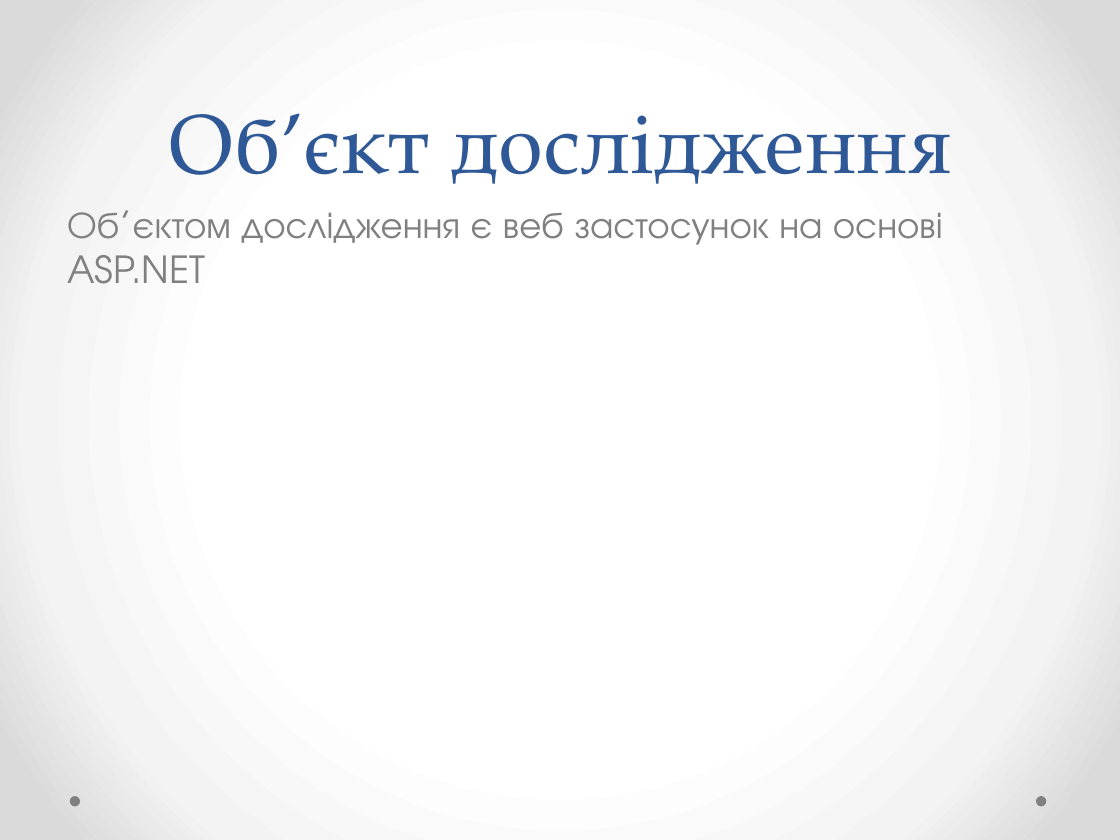
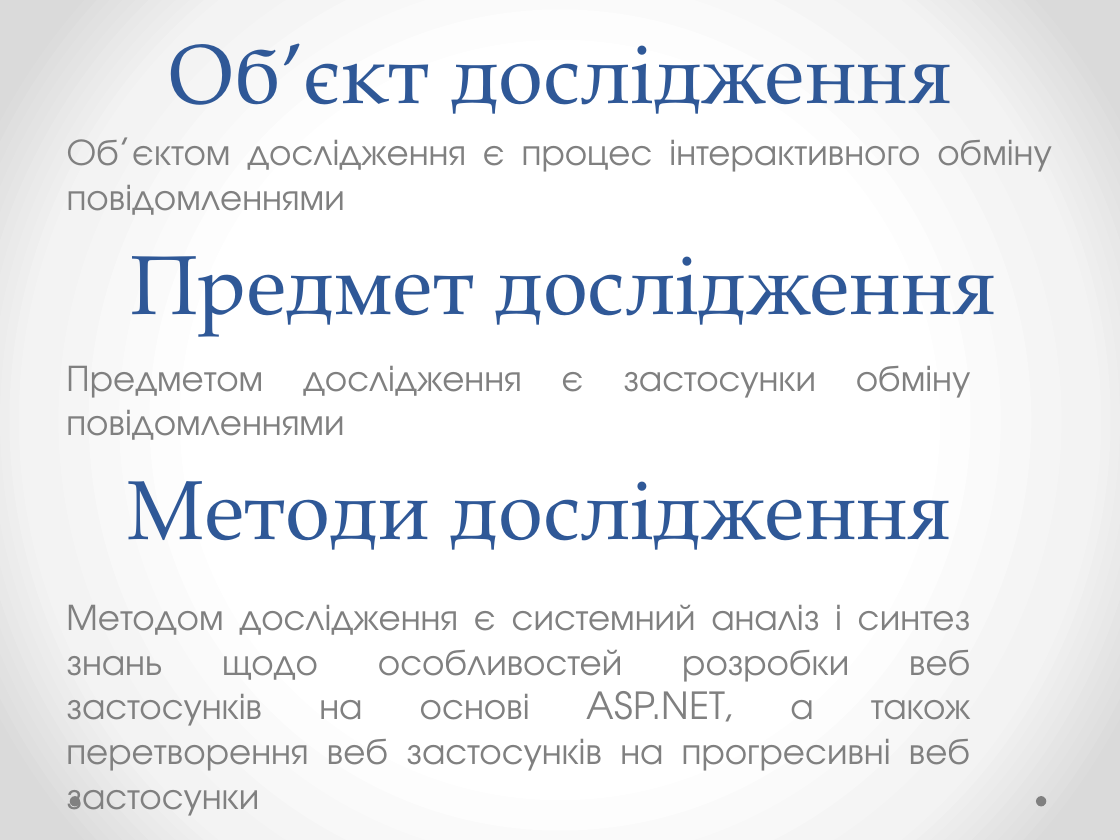
Before and after one commit to YaroslavGozak/University, a slide deck: slide 4 of Диплом/Розробка застосунку Месенджер.pptx (slide 5 before the commit). Drawn at 1120x840 pixels with LibreOffice and Linux fonts; fonts in the diff are those of the drawing. Boxes give left, top, right and bottom in pixels: in the first picture for what was removed or moved away, otherwise in the second. Text is boxed around its words. In the diff, an @@ line names an element or a change of style, - is before the commit and + after.

```diff
--- a/Диплом/Розробка застосунку Месенджер.pptx
+++ b/Диплом/Розробка застосунку Месенджер.pptx
@@ title "Об’єкт дослідження": place and size @@
-title "Об’єкт дослідження" at (168, 114, 952, 184)
+title "Об’єкт дослідження" at (168, 44, 952, 114)
@@ text at (67, 139, 1052, 215): text changed @@
-Об’єктом дослідження є веб застосунок на основі ASP.NET
+Об’єктом дослідження є процес інтерактивного обміну повідомленнями
@@ text added at (130, 256, 996, 335), 54 pt, text #2F5897 @@
+Предмет дослідження
@@ text added at (66, 366, 971, 398), 24 pt, text #808080 @@
+Предметом дослідження є застосунки обміну повідомленнями
@@ text added at (128, 481, 952, 550), 54 pt, text #2F5897 @@
+Методи дослідження
@@ text added at (66, 605, 971, 816), 24 pt, text #808080 @@
+Методом дослідження є системний аналіз і синтез знань щодо особливостей розробки веб застосунків на основі ASP.NET, а також перетворення веб застосунків на прогресивні веб застосунки
```
Also in this commit, not shown: 2 other slides changed, 7 slides added, 8 slides removed, 5 other files.
